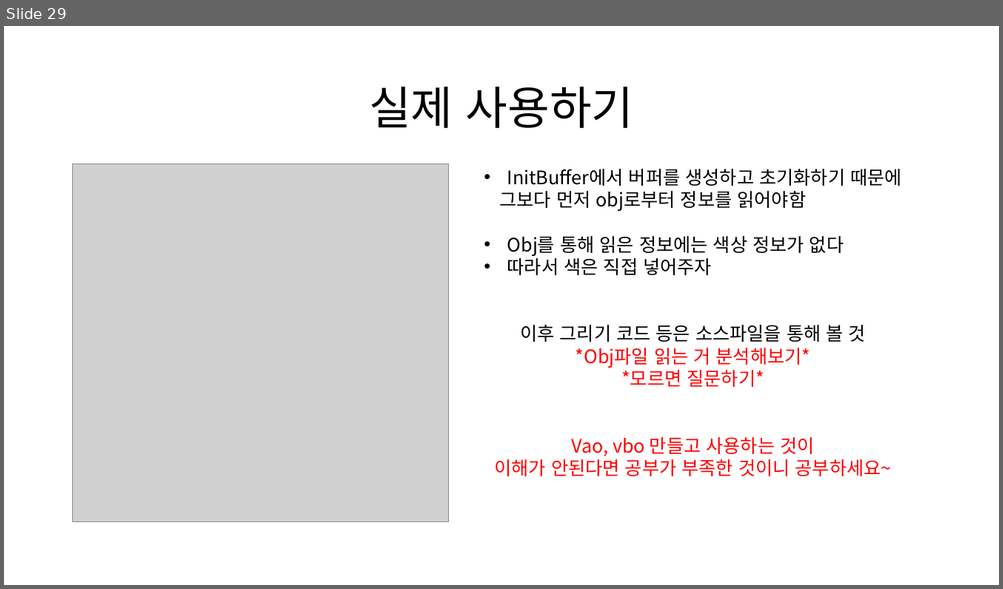
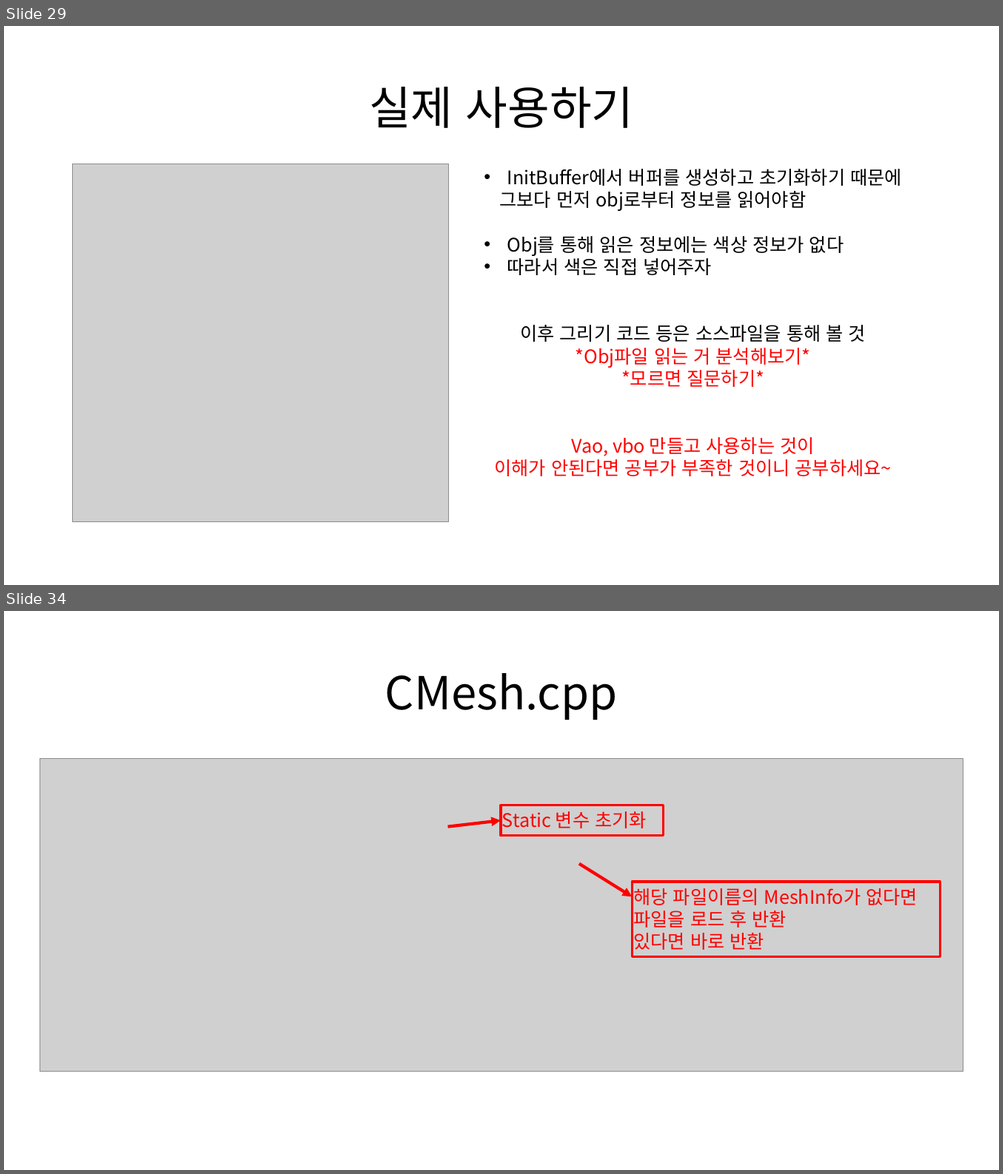
Before and after one commit to Kimseongtae9911/WarpOpenGL, a slide deck: 프레임워크.pptx. Shown one above the other, each under a label of ours: slide 29 before the commit, slides 29 and 34 after it; the slides between them are not shown. The pictures are 1003x589 and 1003x1174 pixels, drawn with LibreOffice and Linux fonts; fonts in the diff are those of the drawing; grey boxes stand for pictures. Boxes give left, top, right and bottom in pixels: in the first picture for what was removed or moved away, otherwise in the second. Text is boxed around its words. In the diff, an @@ line names an element or a change of style, - is before the commit and + after.

```diff
--- a/프레임워크.pptx
+++ b/프레임워크.pptx
@@ slide 34 added at [4,611,999,1170], background #FFFFFF @@
@@ title added at [385,673,617,720], 44 pt, text #000000 @@
+CMesh.cpp
@@ picture added at [40,759,964,1072] @@
@@ rectangle added at [501,806,663,835], outline #FF0000 2.25 pt @@
@@ arrow added from (448, 826) to (501, 820), #FF0000 3 pt @@
@@ text added at [502,812,646,829], 18 pt, text #FF0000 @@
+Static 변수 초기화
@@ arrow added from (579, 864) to (632, 897), #FF0000 3 pt @@
@@ rectangle added at [632,882,940,957], outline #FF0000 2.25 pt @@
@@ text added at [633,889,918,950], 18 pt, text #FF0000 @@
+해당 파일이름의 MeshInfo가 없다면
+파일을 로드 후 반환
+있다면 바로 반환
```
Also in this commit, not shown: 24 other slides added, 30 other files.
